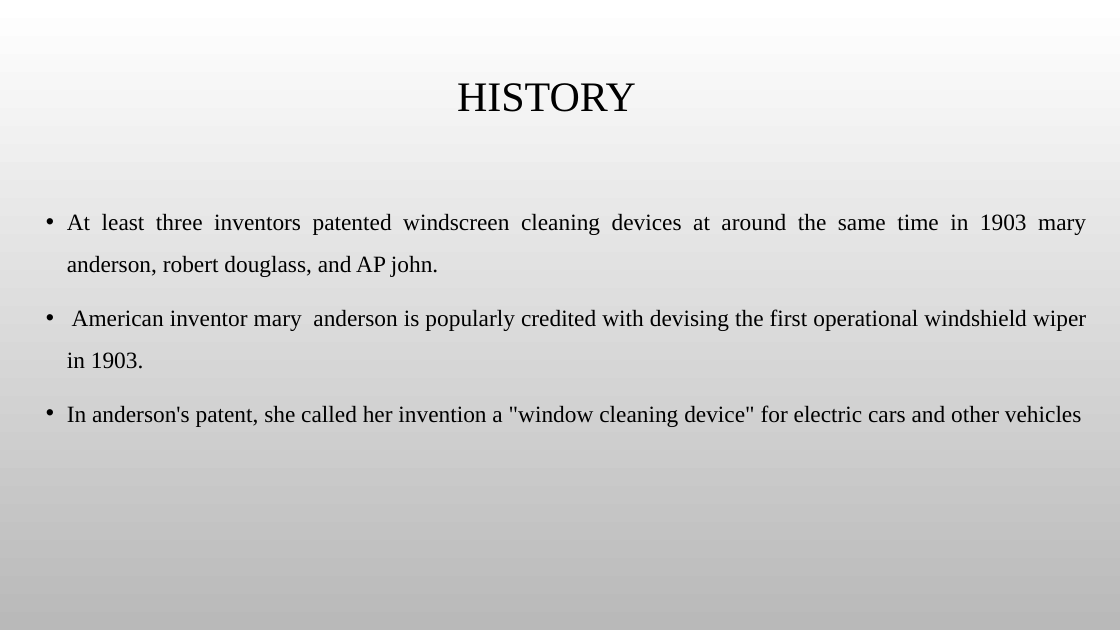
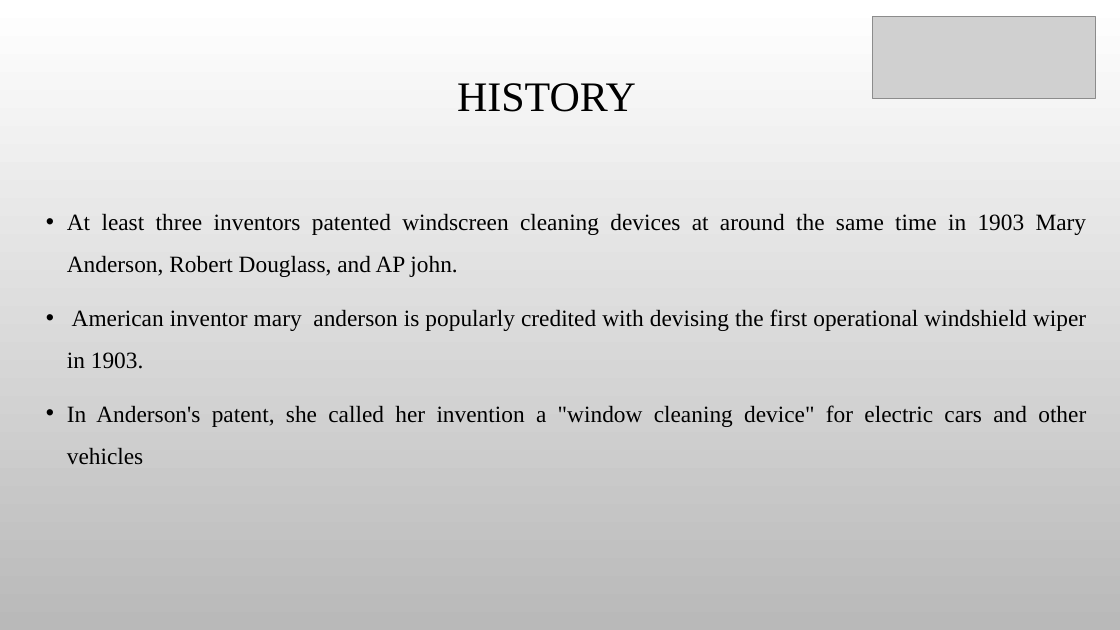
Before and after one commit to SKUP-BATCH3/team4, a slide deck: slide 4 of Final ppt 7-10-22.pptx. Drawn at 1120x630 pixels with LibreOffice and Linux fonts; fonts in the diff are those of the drawing; grey boxes stand for pictures; background and template pictures are left out. Boxes give left, top, right and bottom in pixels: in the first picture for what was removed or moved away, otherwise in the second. Text is boxed around its words. In the diff, an @@ line names an element or a change of style, - is before the commit and + after.

```diff
--- a/Final ppt 7-10-22.pptx
+++ b/Final ppt 7-10-22.pptx
@@ picture added at (x1=873, y1=17, x2=1096, y2=98) @@
@@ text at (x1=67, y1=213, x2=1087, y2=277): text changed @@
-• At least three inventors patented windscreen cleaning devices at around the same time in 1903 mary anderson, robert douglass, and AP john.
+• At least three inventors patented windscreen cleaning devices at around the same time in 1903 Mary Anderson, Robert Douglass, and AP john.
@@ text at (x1=67, y1=405, x2=1086, y2=464): text changed @@
-• In anderson's patent, she called her invention a "window cleaning device" for electric cars and other vehicles
+• In Anderson's patent, she called her invention a "window cleaning device" for electric cars and other vehicles
```
Also in this commit, not shown: 15 other slides changed, 4 slides added, 4 slides removed, 1 other file.
